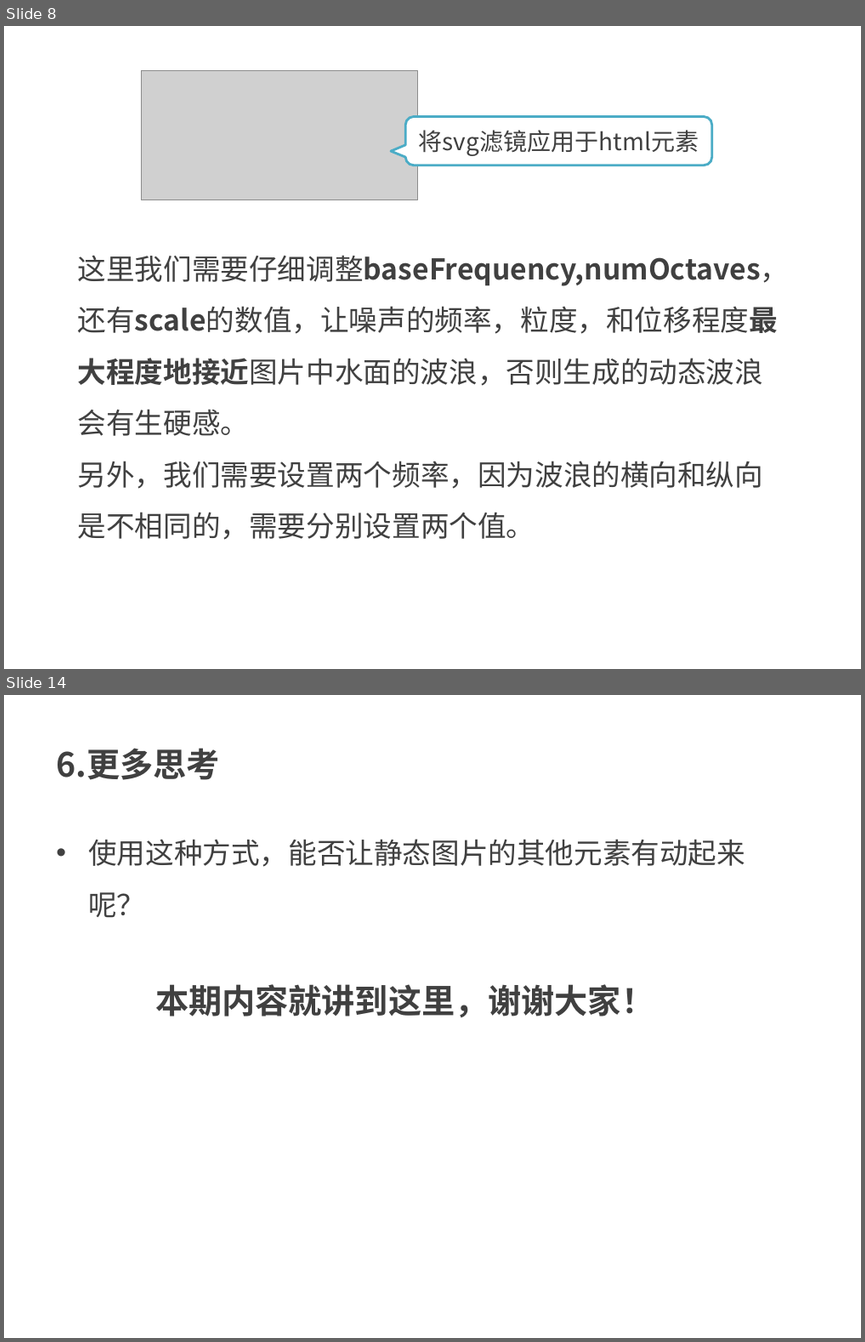
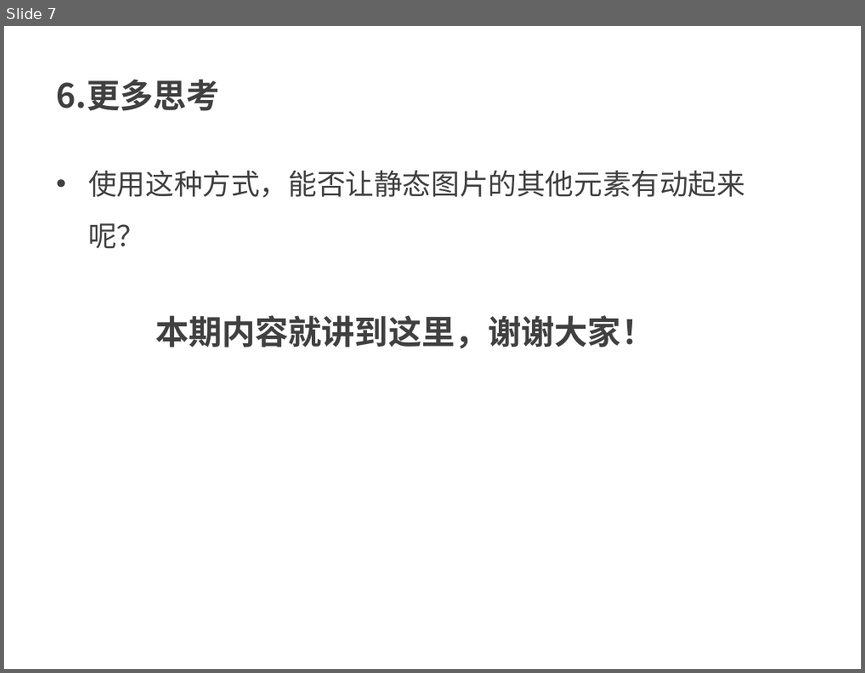
Before and after one commit to kong66/webAni, a slide deck: 17-svg-filter-text-screen/17.pptx. Shown one above the other, each under a label of ours: slides 8 and 14 before the commit, slide 7 after it; the slides between them are not shown. The pictures are 865x1342 and 865x673 pixels, drawn with LibreOffice and Linux fonts; fonts in the diff are those of the drawing; grey boxes stand for pictures. Boxes give left, top, right and bottom in pixels: in the first picture for what was removed or moved away, otherwise in the second. Text is boxed around its words. In the diff, an @@ line names an element or a change of style, - is before the commit and + after.

```diff
--- a/17-svg-filter-text-screen/17.pptx
+++ b/17-svg-filter-text-screen/17.pptx
@@ slide 8 removed at bbox=[4, 26, 861, 669], background #FFFFFF @@
@@ picture removed at bbox=[141, 70, 418, 200] @@
@@ rounded speech box removed at bbox=[406, 117, 713, 165] @@
-将svg滤镜应用于html元素
@@ text removed at bbox=[78, 255, 789, 539] @@
-这里我们需要仔细调整baseFrequency,numOctaves，还有scale的数值，让噪声的频率，粒度，和位移程度最大程度地接近图片中水面的波浪，否则生成的动态波浪会有生硬感。
-另外，我们需要设置两个频率，因为波浪的横向和纵向是不相同的，需要分别设置两个值。
@@ what was slide 14 is now slide 7 @@
```
Also in this commit, not shown: 4 slides changed, 2 slides added, 8 other slides removed, 2 other files.
